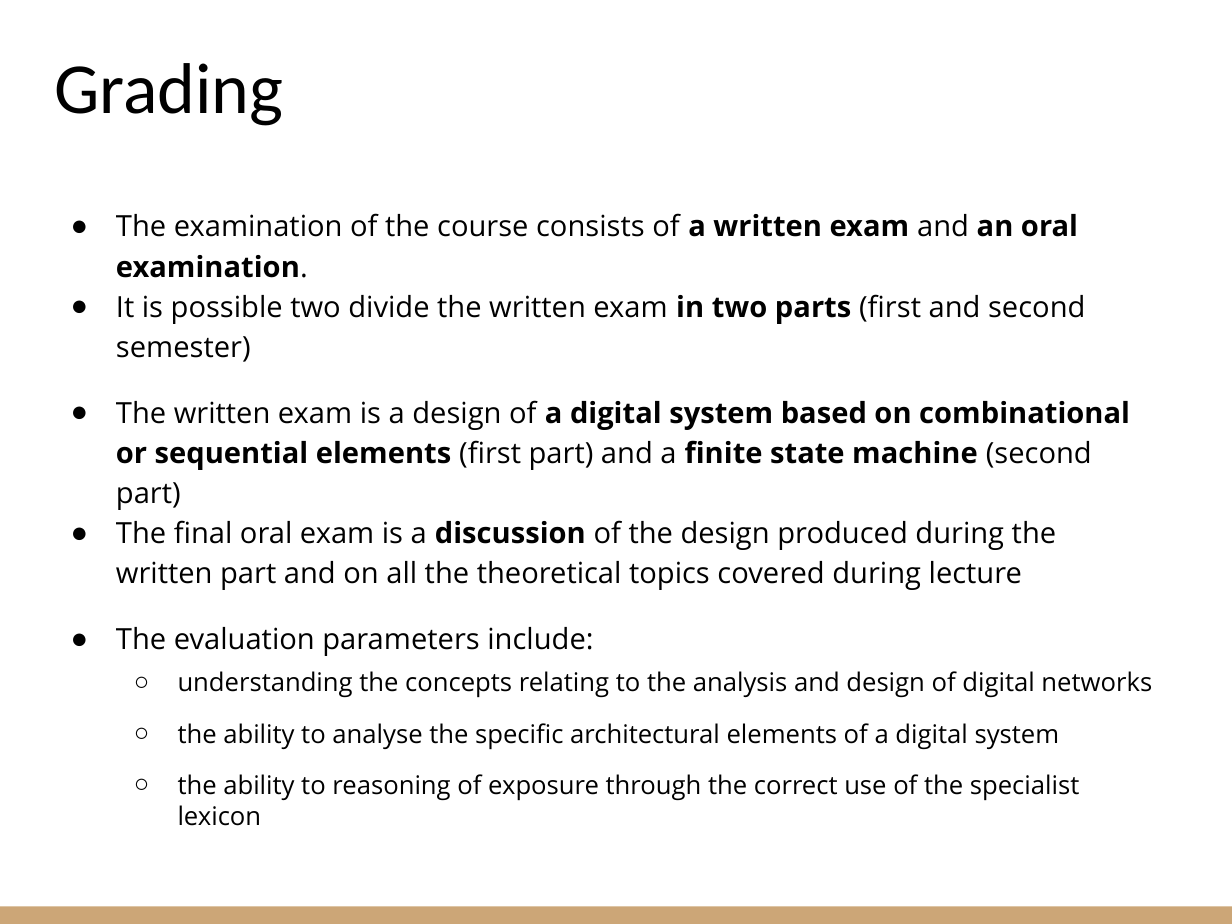
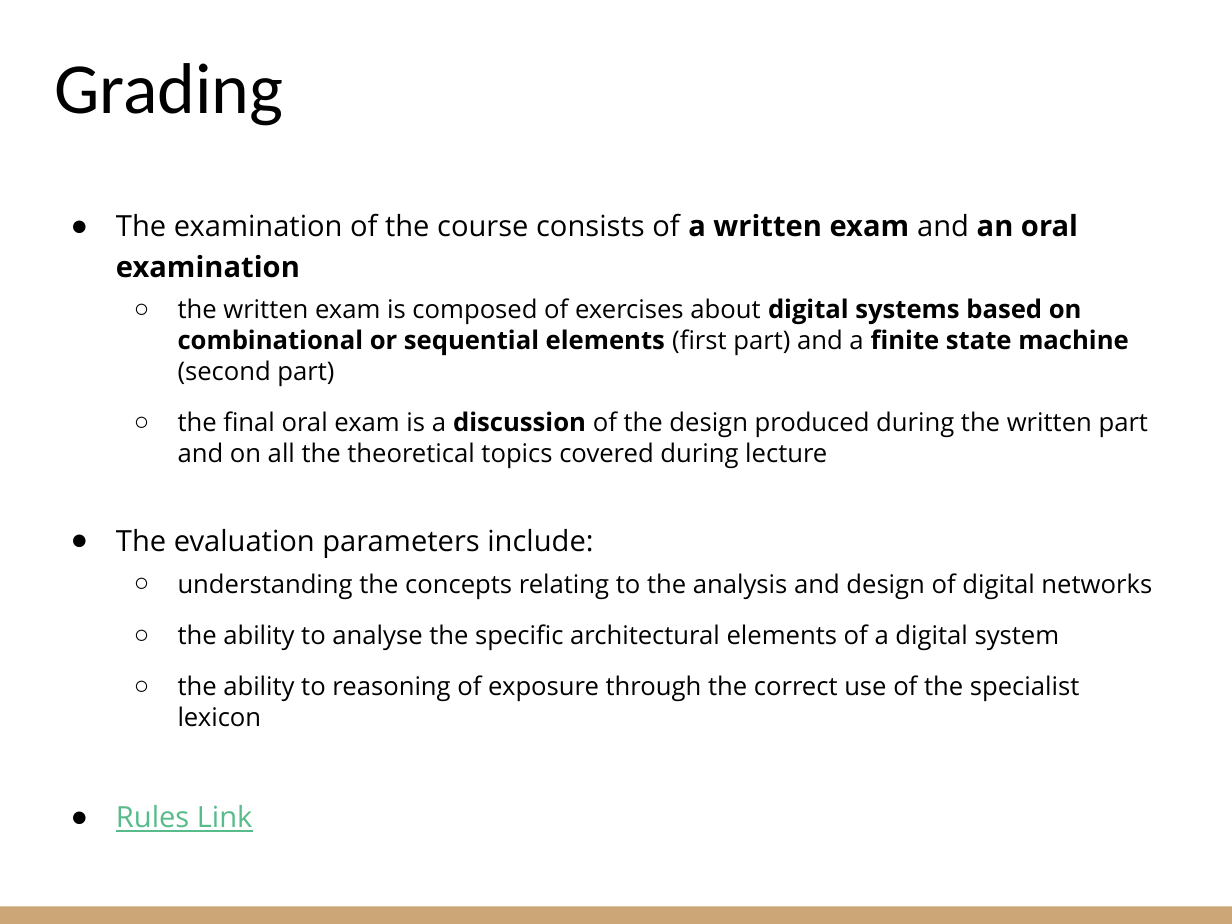
Before and after one commit to riccardoberta/esd, a slide deck: slide 5 of 00 - Introduction.pptx. Drawn at 1232x924 pixels with LibreOffice and Linux fonts; fonts in the diff are those of the drawing. Boxes give left, top, right and bottom in pixels: in the first picture for what was removed or moved away, otherwise in the second. Text is boxed around its words. In the diff, an @@ line names an element or a change of style, - is before the commit and + after.

```diff
--- a/00 - Introduction.pptx
+++ b/00 - Introduction.pptx
@@ text at (x1=116, y1=213, x2=1148, y2=469): text changed; size 17 to 15 pt @@
-● The examination of the course consists of a written exam and an oral examination.
-● It is possible two divide the written exam in two parts (first and second semester)
-● The written exam is a design of a digital system based on combinational or sequential elements (first part) and a finite state machine (second part)
-● The final oral exam is a discussion of the design produced during the written part and on all the theoretical topics covered during lecture
+● The examination of the course consists of a written exam and an oral examination
+  ○ the written exam is composed of exercises about digital systems based on combinational or sequential elements (first part) and a finite state machine (second part)
+  ○ the final oral exam is a discussion of the design produced during the written part and on all the theoretical topics covered during lecture
@@ text at (x1=116, y1=805, x2=253, y2=832): paragraph added @@
+● Rules Link
```
Also in this commit, not shown: 2 other slides changed, 20 other files.
